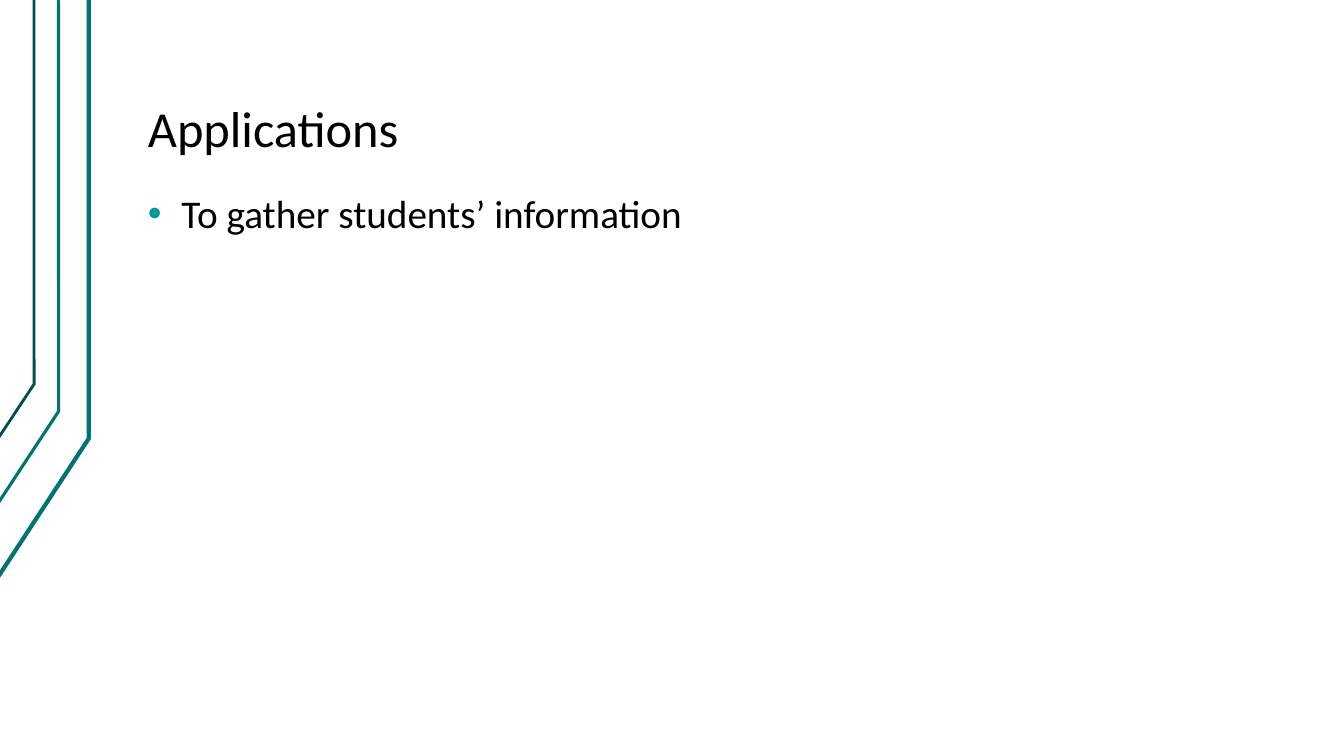
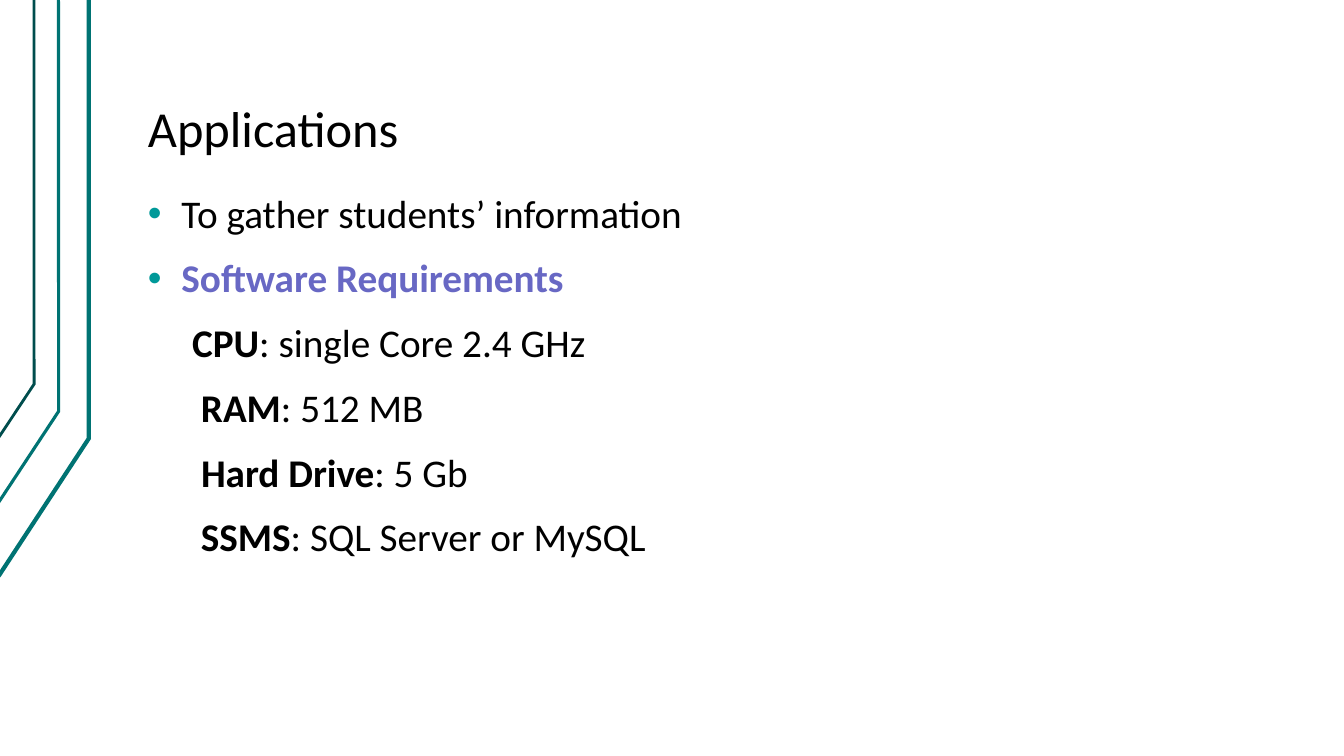
Before and after one commit to naksquad/Group_Project, a slide deck: slide 4 of Documentation/SMS_Powerpoint.pptx. Drawn at 1344x756 pixels with LibreOffice and Linux fonts; fonts in the diff are those of the drawing. Boxes give left, top, right and bottom in pixels: in the first picture for what was removed or moved away, otherwise in the second. Text is boxed around its words. In the diff, an @@ line names an element or a change of style, - is before the commit and + after.

Commit message:
last set
final set

```diff
--- a/Documentation/SMS_Powerpoint.pptx
+++ b/Documentation/SMS_Powerpoint.pptx
@@ text at <box>181,264,646,558</box>: paragraphs added @@
+• Software Requirements
+CPU: single Core 2.4 GHz
+RAM: 512 MB
+Hard Drive: 5 Gb
+SSMS: SQL Server or MySQL
```
Also in this commit, not shown: 1 slide added.
